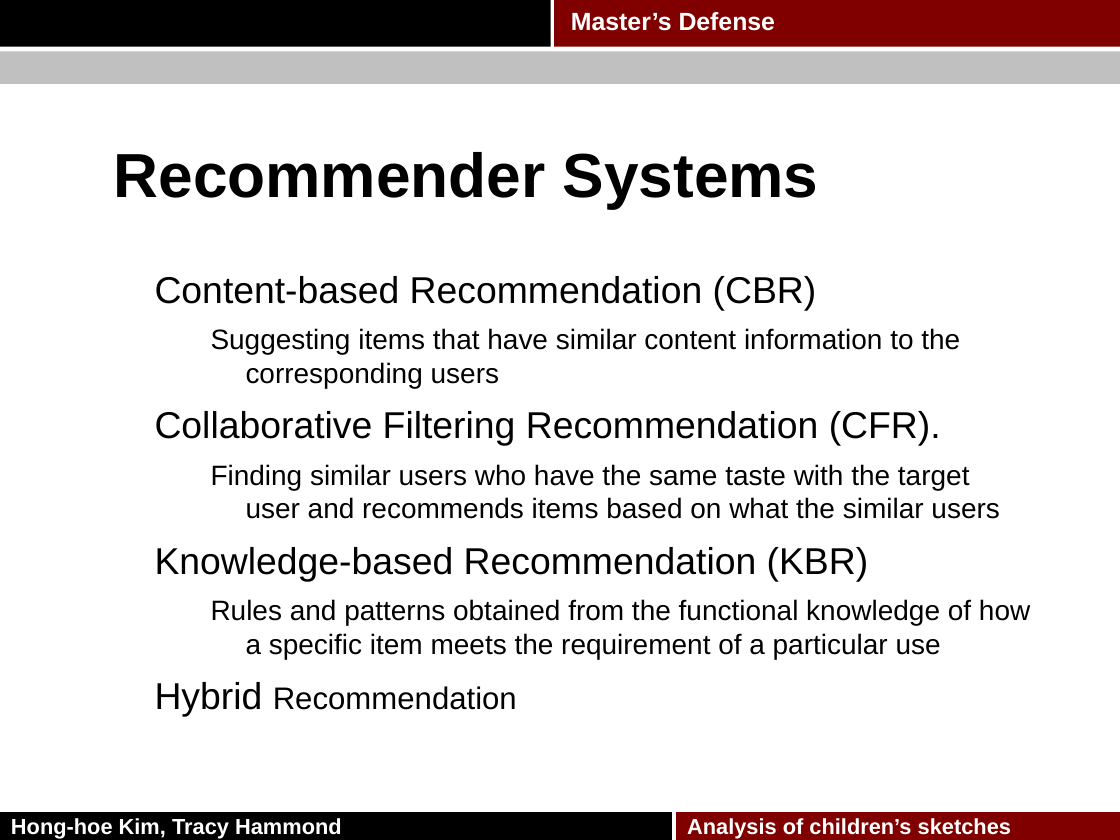
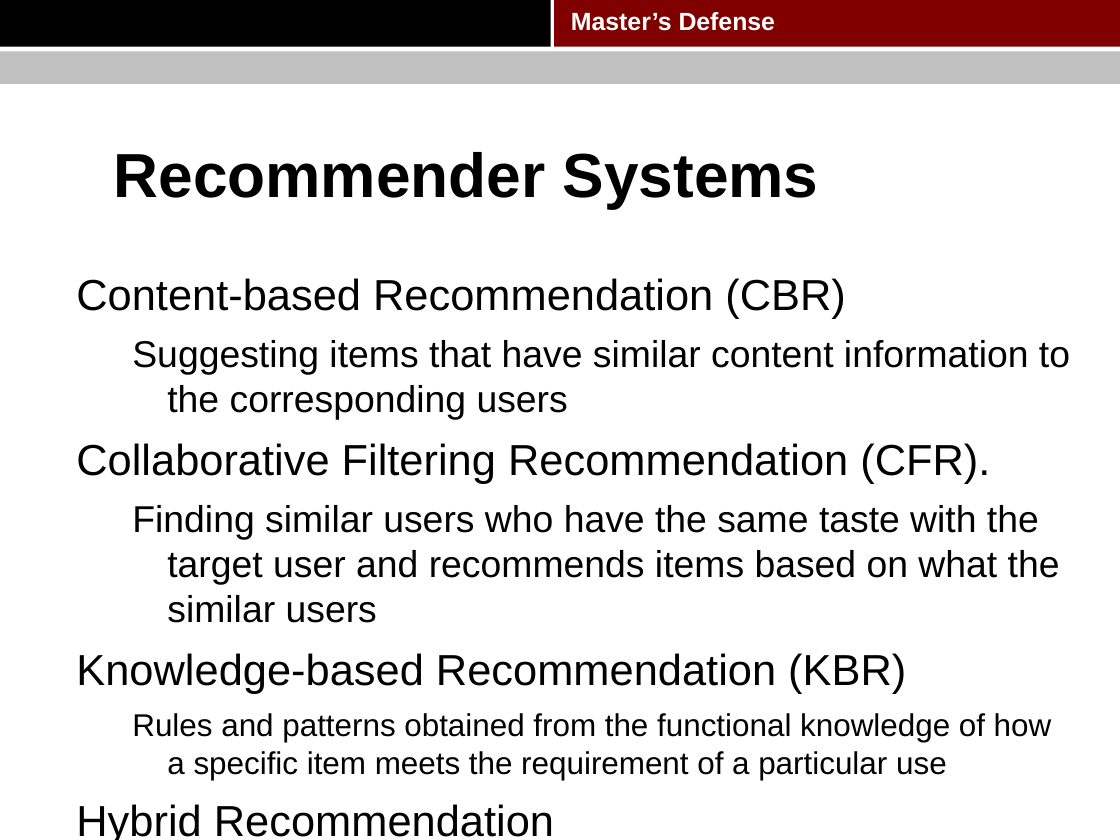
Before and after one commit to pkushiqiang/thesis, a slide deck: slide 9 of media/Master's thesis.pptx. Drawn at 1120x840 pixels with LibreOffice and Linux fonts; fonts in the diff are those of the drawing; background and template pictures are left out. Boxes give left, top, right and bottom in pixels: in the first picture for what was removed or moved away, otherwise in the second. Text is boxed around its words. In the diff, an @@ line names an element or a change of style, - is before the commit and + after.

Commit message:
update

```diff
--- a/media/Master's thesis.pptx
+++ b/media/Master's thesis.pptx
@@ text "Content-based Recommendation (CBR)": place and size @@
-text "Content-based Recommendation (CBR)" at bbox=[155, 276, 1030, 659]
+text "Content-based Recommendation (CBR)" at bbox=[76, 278, 1070, 780]
@@ text "Content-based Recommendation (CBR)" at bbox=[76, 278, 1070, 780]: size 24 to 27.9 pt in "Content-based Recommendation (CBR)", "Collaborative Filtering Recommendation (CFR).", "Knowledge-based Recommendation (KBR)", "Hybrid"; size 18 to 24.1 pt in "Suggesting items that have similar content information ...", "Finding similar users who have the same ..."; size 18 to 20.1 pt in "Rules and patterns obtained from the functional ..."; size 20 to 27.9 pt in "Recommendation" @@
@@ rectangle removed at bbox=[0, 812, 672, 840] @@
-Hong-hoe Kim, Tracy Hammond
@@ rectangle removed at bbox=[676, 812, 1120, 840] @@
-Analysis of children’s sketches
```
Also in this commit, not shown: 68 other slides changed.
